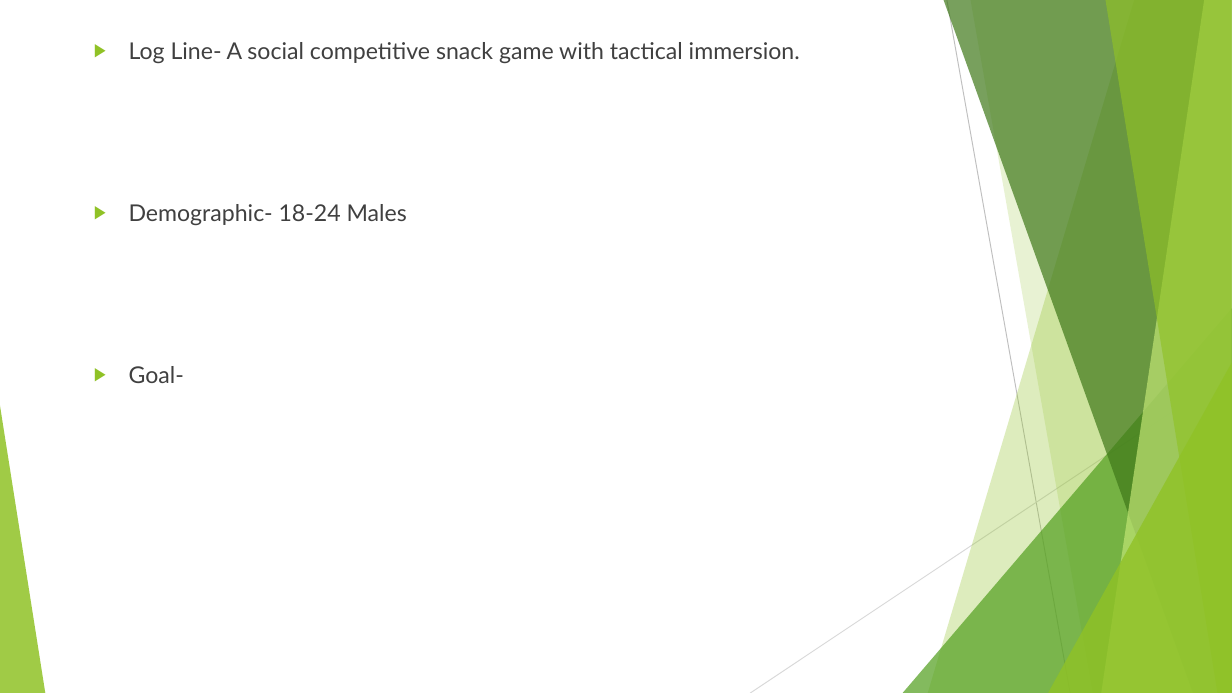
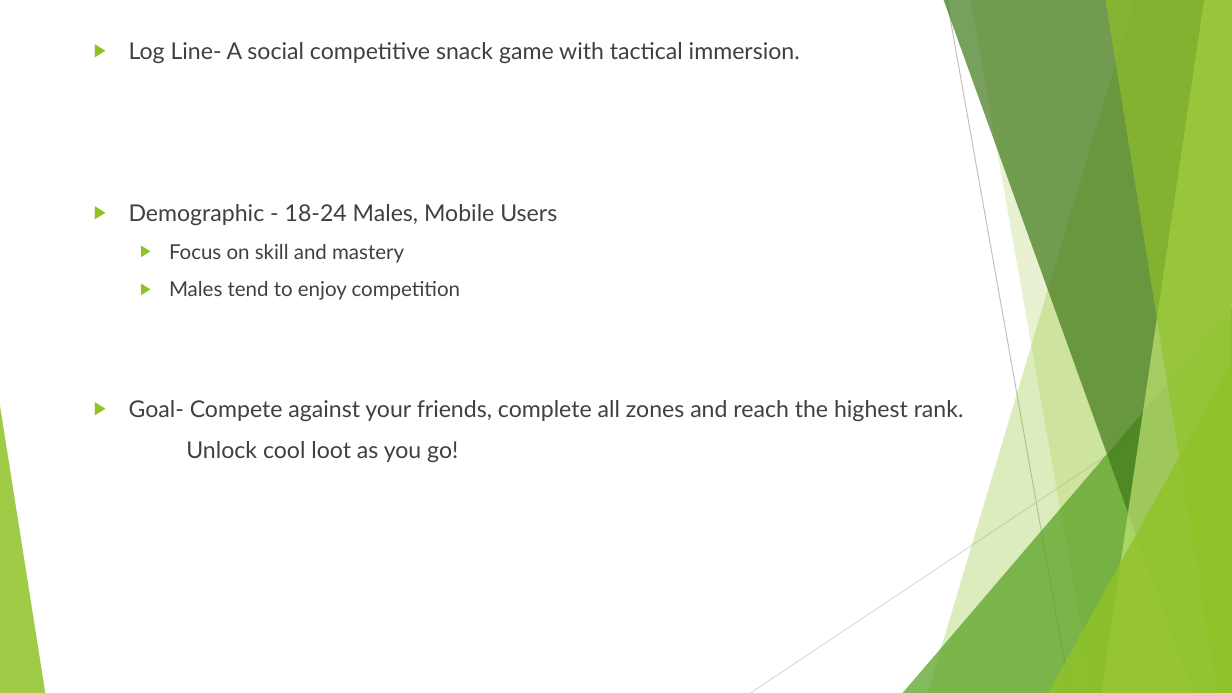
Before and after one commit to UoSGamesGroups/level-6-l6-group-5, a slide deck: slide 2 of Project Management/Pitches/Pitch 2.pptx. Drawn at 1232x693 pixels with LibreOffice and Linux fonts; fonts in the diff are those of the drawing. Boxes give left, top, right and bottom in pixels: in the first picture for what was removed or moved away, otherwise in the second. Text is boxed around its words. In the diff, an @@ line names an element or a change of style, - is before the commit and + after.

```diff
--- a/Project Management/Pitches/Pitch 2.pptx
+++ b/Project Management/Pitches/Pitch 2.pptx
@@ text at (129,204,964,462): text changed @@
-▶ Demographic- 18-24 Males
-▶ Goal-
+▶ Demographic - 18-24 Males, Mobile Users
+  ▶ Focus on skill and mastery
+  ▶ Males tend to enjoy competition
+▶ Goal- Compete against your friends, complete all zones and reach the highest rank.
+Unlock cool loot as you go!
```
Also in this commit, not shown: 3 other slides changed, 1 slide added.
